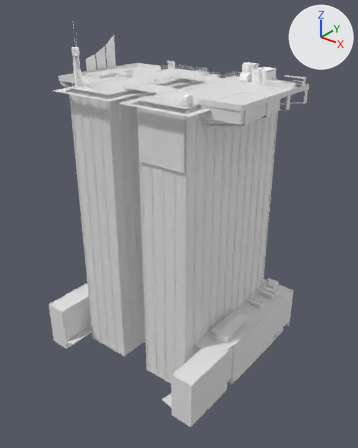
What one commit did to the glTF model files/assets/136742851/1/ISG_BUILDING_MAIN.glb.
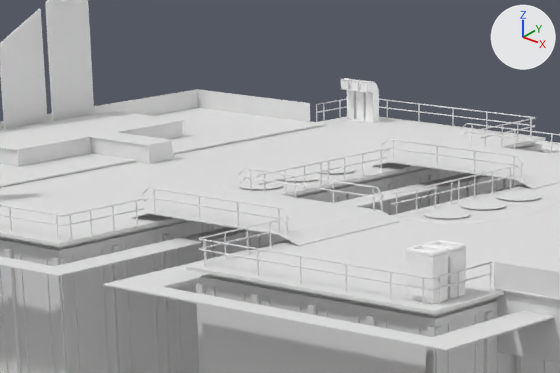
Each version appears first whole from a 50 mm camera at (59.9, -80.0, 85.7) aimed at (-6.4, 3.0, 34.2), and next in a close-up on the part from 27% to 59% of the width and 10% to 27% of the height. The lights are fixed; the arrows at upper right show +X, +Y and +Z. Objects named as collision shapes, trigger or cutter boxes, shadow casters or lower levels of detail are left out. Where no turn or scale is listed for an object, it has been applied to the vertices. Vertices at the same position are counted once.

Script lines for the objects in view, before the commit:
```python
me_mesh_0 = bpy.data.meshes.new('Mesh_0')
me_mesh_0.from_pydata(...)  # 11862 vertices, 20098 faces; spans x -9.2..29.4, y -31.3..1.4, z -1.6..11.4
me_mesh_0.materials.append(mat_defaultmaterial)
me_mesh_1 = bpy.data.meshes.new('Mesh_1')
me_mesh_1.from_pydata(...)  # 208 vertices, 370 faces; spans x -15.1..34.3, y -17.0..17.0, z -4.2..0.4
me_mesh_3 = bpy.data.meshes.new('Mesh_3')
me_mesh_3.from_pydata(...)  # 4763 vertices, 8328 faces; spans x -22.7..13.6, y -16.2..22.3, z -0.9..0.1
ob_isg_add_enviro = bpy.data.objects.new('ISG_ADD_ENVIRO', me_mesh_3)
ob_isg_add_enviro.location = (-4.51, 2.43, 66.03)
ob_isg_main_floor = bpy.data.objects.new('ISG_MAIN_FLOOR', me_mesh_1)
ob_isg_main_floor.location = (-18.67, 5.48, 65.95)
ob_isg_main_rooftop_props = bpy.data.objects.new('ISG_MAIN_ROOFTOP_PROPS', me_mesh_0)
ob_isg_main_rooftop_props.location = (-23.31, 20.6, 67.6)
# also in view: 'ISG_MAIN_RAILING' at (-9.0, 5.5, 66.7); 'ISG_LOGOS' at (0.9, -11.6, 59.6); 'ISG_BUILDING' at (-9.1, 4.1, 33.0); 'ISG_STAGE' at (-27.3, 5.2, 70.1); 'ISG_MAIN_GLASS_BARRIER' at (-8.5, 5.5, 66.6)
```
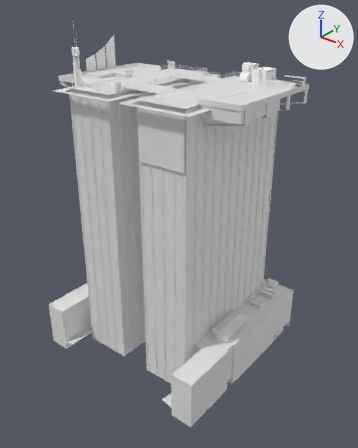
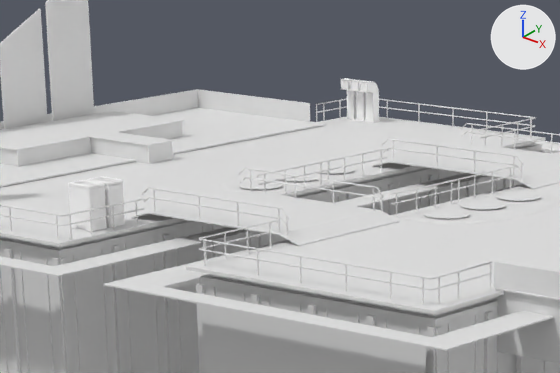
Edits to the scene script, one JSON object a line:
```json
{"block": "me_mesh_0", "where": "# used by ob_isg_main_rooftop_props; location = (-23.31, 20.6, 67.6)"}
{"op": "remove", "block": "me_mesh_0", "code": "me_mesh_0.from_pydata(...)  # 11862 vertices, 20098 faces; spans x -9.2..29.4, y -31.3..1.4, z -1.6..11.4"}
{"op": "add", "block": "me_mesh_0", "code": "me_mesh_0.from_pydata(...)  # 11862 vertices, 20098 faces; spans x -9.2..29.3, y -31.0..1.4, z -1.6..11.4"}
{"block": "me_mesh_0", "change": "me_mesh_0 part 1: 1596 of 11862 vertices moved; they spanned x 28.1..29.4, y -31.3..-29.3, z -1.6..0.3 and now span x 8.9..10.2, y -29.6..-27.6, z -1.6..0.3; mean shift (-19.3, 1.7, 0.0); largest move (29.4, -31.3, -1.1) -> (8.9, -27.7, -0.1)"}
```

Changed parts and their boxes [x1, y1, x2, y2] in the close-ups (560 x 373 px; the box of a moved part takes in the faces that stretch with it):
```json
{"object": "ISG_MAIN_ROOFTOP_PROPS", "change": "reshaped", "before": [341, 78, 466, 304], "after": [68, 78, 380, 231]}
{"part": 1, "of": "me_mesh_0", "change": "moved or reshaped", "before": [406, 240, 466, 304], "after": [68, 176, 125, 231]}
```
